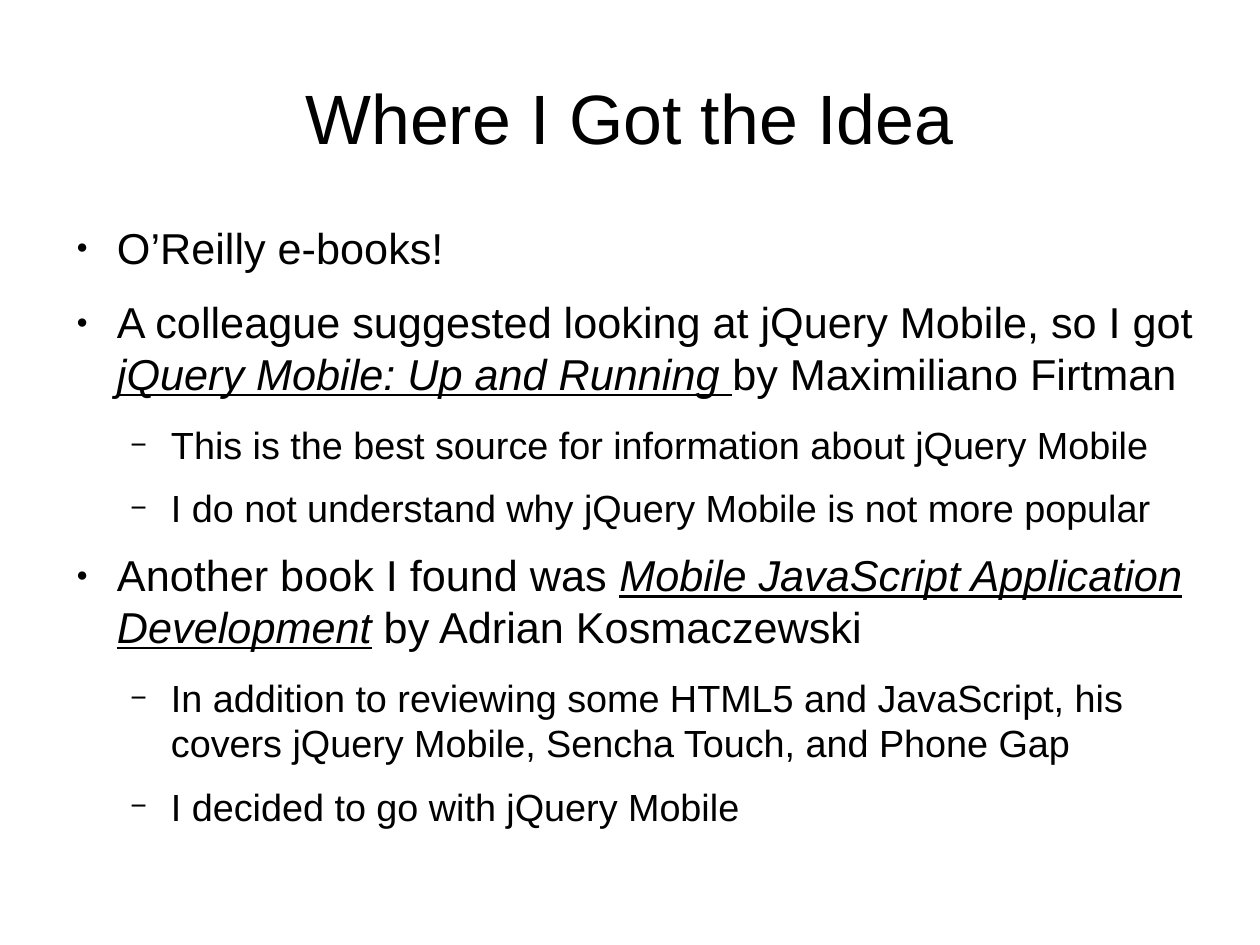
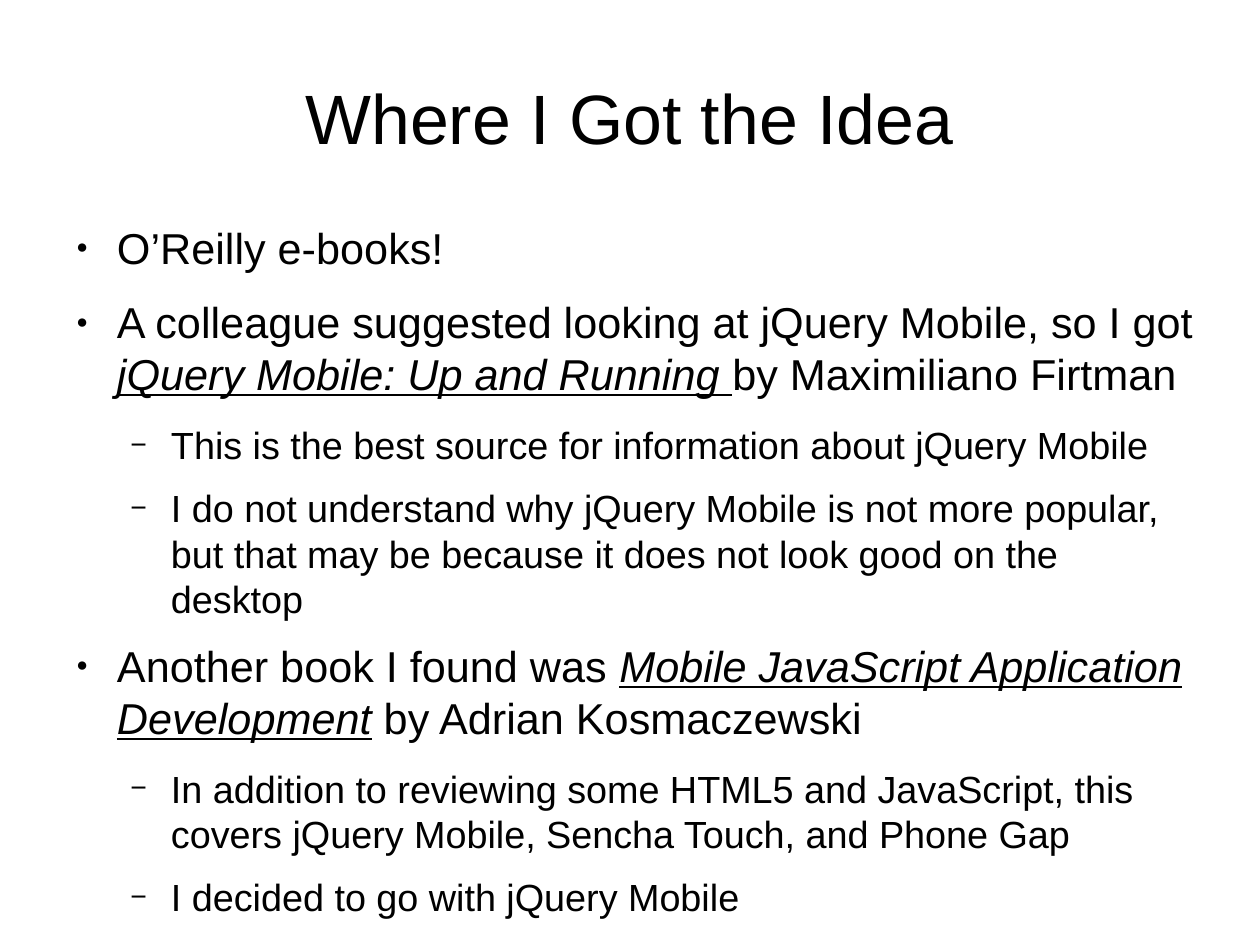
Before and after one commit to tomwhartung/jmws_accoutrements, a slide deck: slide 7 of presentations/2016_07-Drupal/9-slides.odp. Drawn at 1260x945 pixels with LibreOffice and Linux fonts; fonts in the diff are those of the drawing. Boxes give left, top, right and bottom in pixels: in the first picture for what was removed or moved away, otherwise in the second. Text is boxed around its words. In the diff, an @@ line names an element or a change of style, - is before the commit and + after.

```diff
--- a/presentations/2016_07-Drupal/9-slides.odp
+++ b/presentations/2016_07-Drupal/9-slides.odp
@@ text at (x1=171, y1=494, x2=1158, y2=620): text changed @@
-  − I do not understand why jQuery Mobile is not more popular
+  − I do not understand why jQuery Mobile is not more popular, but that may be because it does not look good on the desktop
@@ text at (x1=171, y1=775, x2=1134, y2=855): text changed @@
-  − In addition to reviewing some HTML5 and JavaScript, his covers jQuery Mobile, Sencha Touch, and Phone Gap
+  − In addition to reviewing some HTML5 and JavaScript, this covers jQuery Mobile, Sencha Touch, and Phone Gap
```
Also in this commit, not shown: 10 other slides changed, 1 slide added.
